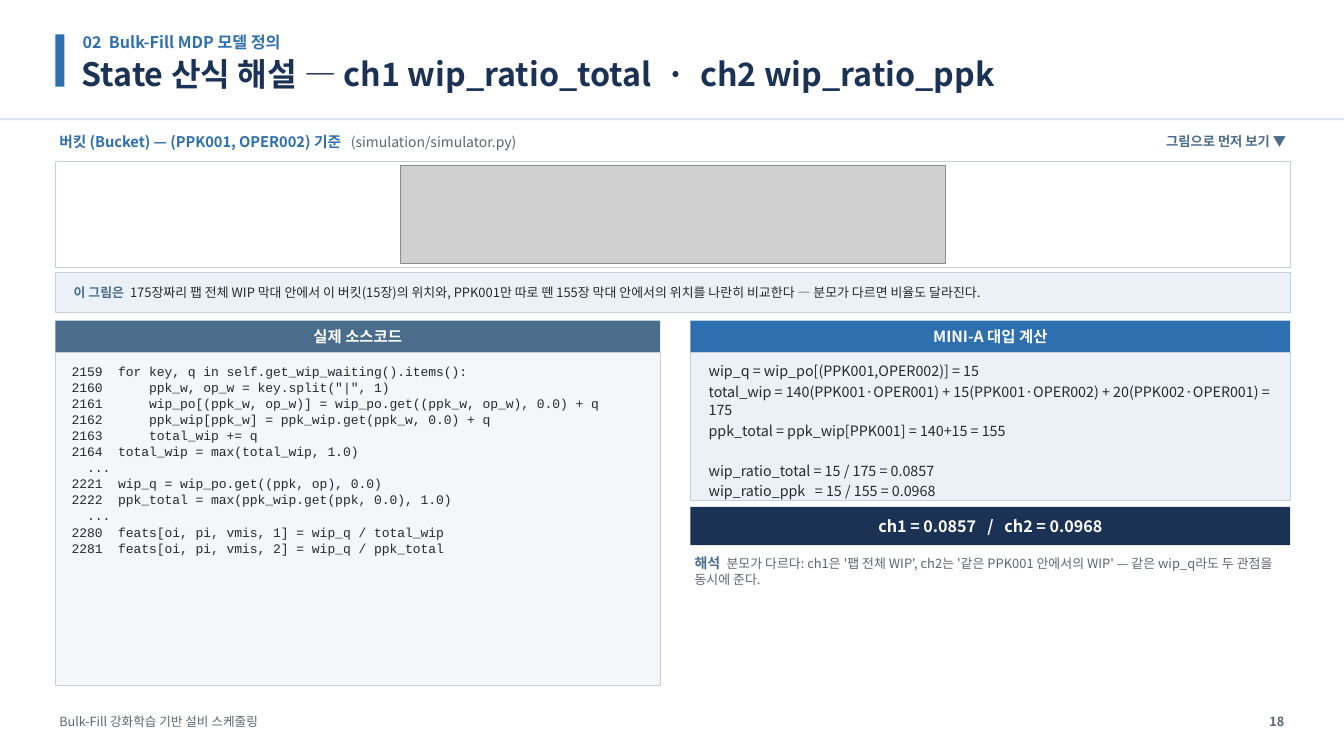
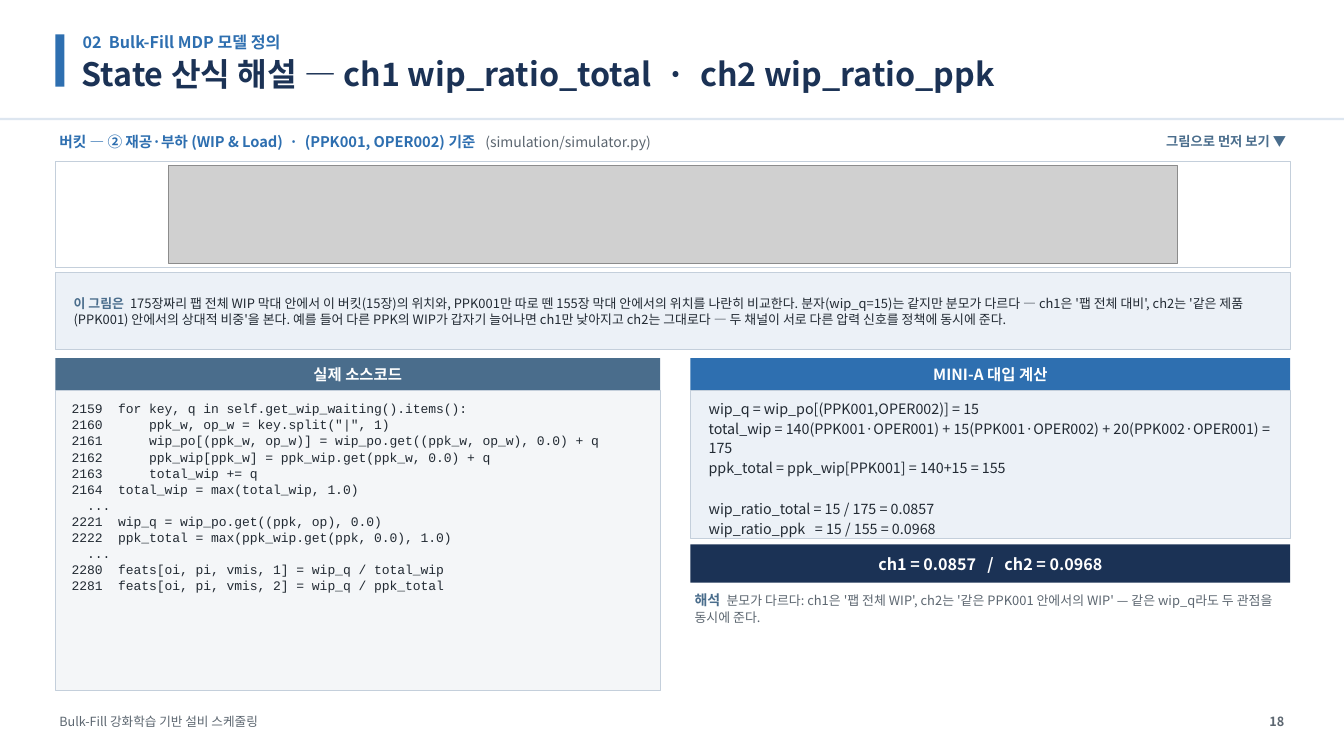
Before and after one commit to relighting123/pjt_scheduling, a slide deck: slide 18 of docs/BulkFill_스케줄링_발표자료.pptx. Drawn at 1344x756 pixels with LibreOffice and Linux fonts; fonts in the diff are those of the drawing; grey boxes stand for pictures. Boxes give left, top, right and bottom in pixels: in the first picture for what was removed or moved away, otherwise in the second. Text is boxed around its words. In the diff, an @@ line names an element or a change of style, - is before the commit and + after.

```diff
--- a/docs/BulkFill_스케줄링_발표자료.pptx
+++ b/docs/BulkFill_스케줄링_발표자료.pptx
@@ text at <box>59,134,650,150</box>: text changed @@
-버킷 (Bucket) — (PPK001, OPER002) 기준 (simulation/simulator.py)
+버킷 — ② 재공·부하 (WIP & Load) · (PPK001, OPER002) 기준 (simulation/simulator.py)
@@ picture: place and size @@
-picture at <box>400,165,946,263</box>
+picture at <box>168,165,1178,263</box>
@@ rectangle: place and size @@
-rectangle at <box>55,272,1291,313</box>
+rectangle at <box>55,272,1291,350</box>
@@ text at <box>74,297,1243,327</box>: text changed @@
-이 그림은 175장짜리 팹 전체 WIP 막대 안에서 이 버킷(15장)의 위치와, PPK001만 따로 뗀 155장 막대 안에서의 위치를 나란히 비교한다 — 분모가 다르면 비율도 달라진다.
+이 그림은 175장짜리 팹 전체 WIP 막대 안에서 이 버킷(15장)의 위치와, PPK001만 따로 뗀 155장 막대 안에서의 위치를 나란히 비교한다. 분자(wip_q=15)는 같지만 분모가 다르다 — ch1은 '팹 전체 대비', ch2는 '같은 제품(PPK001) 안에서의 상대적 비중'을 본다. 예를 들어 다른 PPK의 WIP가 갑자기 늘어나면 ch1만 낮아지고 ch2는 그대로다 — 두 채널이 서로 다른 압력 신호를 정책에 동시에 준다.
@@ rectangle: place and size @@
-rectangle at <box>55,353,660,686</box>
+rectangle at <box>55,390,660,691</box>
@@ text "2159 for key, q in ...": place and size @@
-text "2159 for key, q in ..." at <box>72,366,599,556</box>
+text "2159 for key, q in ..." at <box>72,404,599,593</box>
@@ 4 texts, 4 rectangles: place and size @@
-4 texts, 4 rectangles at <box>55,321,1291,545</box>
+4 texts, 4 rectangles at <box>55,358,1291,583</box>
@@ text "해석 분모가 다르다: ch1은 '팹 ...": place and size @@
-text "해석 분모가 다르다: ch1은 '팹 ..." at <box>695,556,1273,585</box>
+text "해석 분모가 다르다: ch1은 '팹 ..." at <box>695,593,1273,623</box>
```
Also in this commit, not shown: 17 other slides changed, 19 other files.
